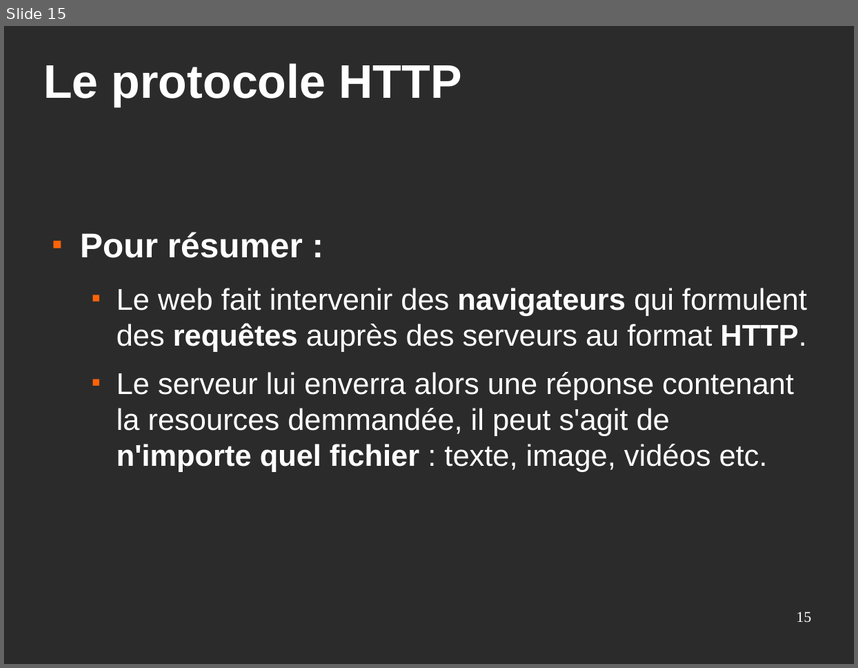
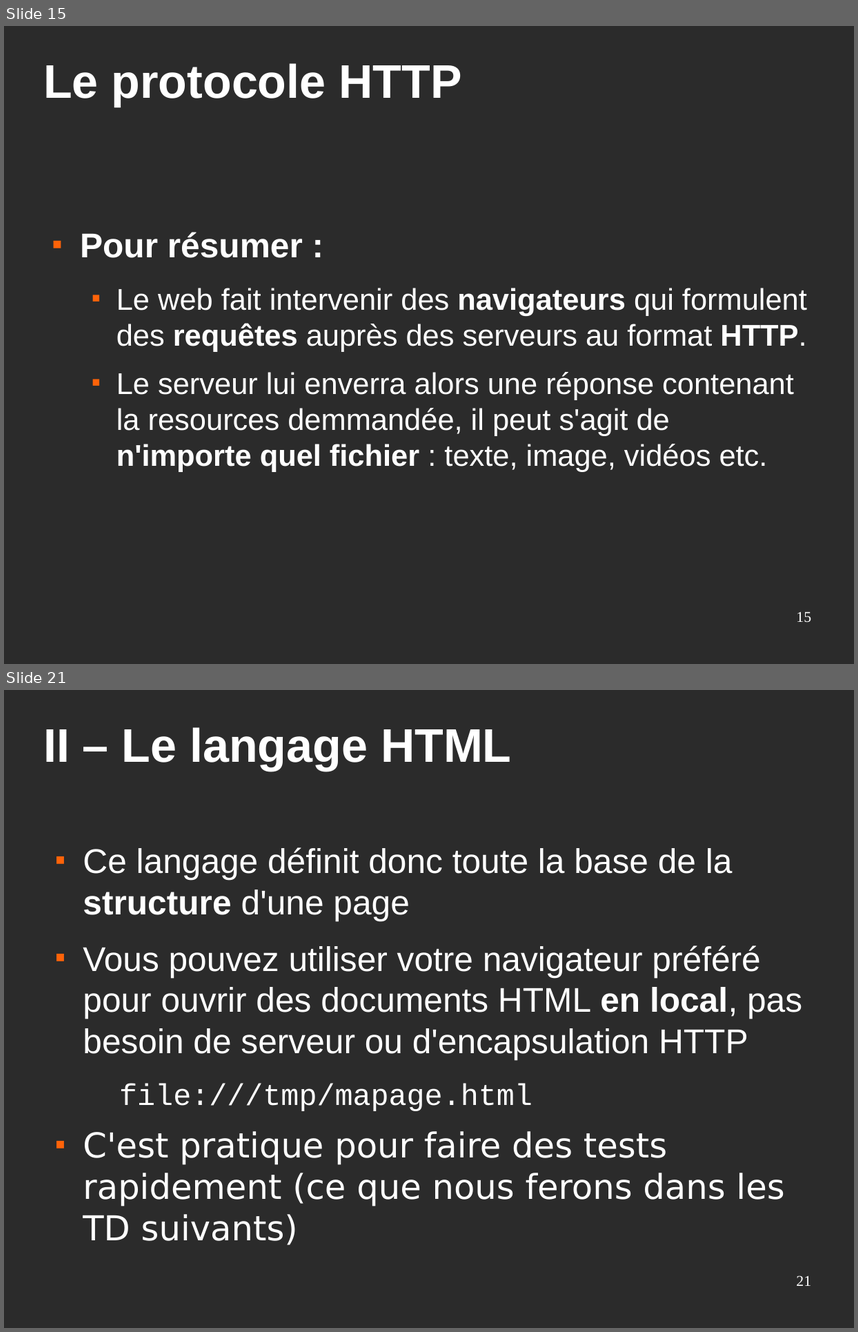
Before and after one commit to Eirbware/Formation, a slide deck: presentations/fondements.odp. Shown one above the other, each under a label of ours: slide 15 before the commit, slides 15 and 21 after it; the slides between them are not shown. The pictures are 858x668 and 858x1332 pixels, drawn with LibreOffice and Linux fonts; fonts in the diff are those of the drawing; background and template pictures are left out; a plain dark background stands for a picture behind light text. Boxes give left, top, right and bottom in pixels: in the first picture for what was removed or moved away, otherwise in the second. Text is boxed around its words. In the diff, an @@ line names an element or a change of style, - is before the commit and + after.

```diff
--- a/presentations/fondements.odp
+++ b/presentations/fondements.odp
@@ slide 21 added at bbox=[4, 690, 854, 1328], background picture (left out) @@
@@ title added at bbox=[43, 727, 511, 771], 44 pt, text #FFFFFF, bold @@
+II – Le langage HTML
@@ text added at bbox=[83, 847, 802, 1245], 32 pt, text #FFFFFF @@
+■ Ce langage définit donc toute la base de la structure d'une page
+■ Vous pouvez utiliser votre navigateur préféré pour ouvrir des documents HTML en local, pas besoin de serveur ou d'encapsulation HTTP
+  file:///tmp/mapage.html
+■ C'est pratique pour faire des tests rapidement (ce que nous ferons dans les TD suivants)
@@ page number added at bbox=[796, 1275, 811, 1285], 14 pt, text #FFFFFF @@
+21
```
Also in this commit, not shown: 3 slides changed, 13 other slides added.
